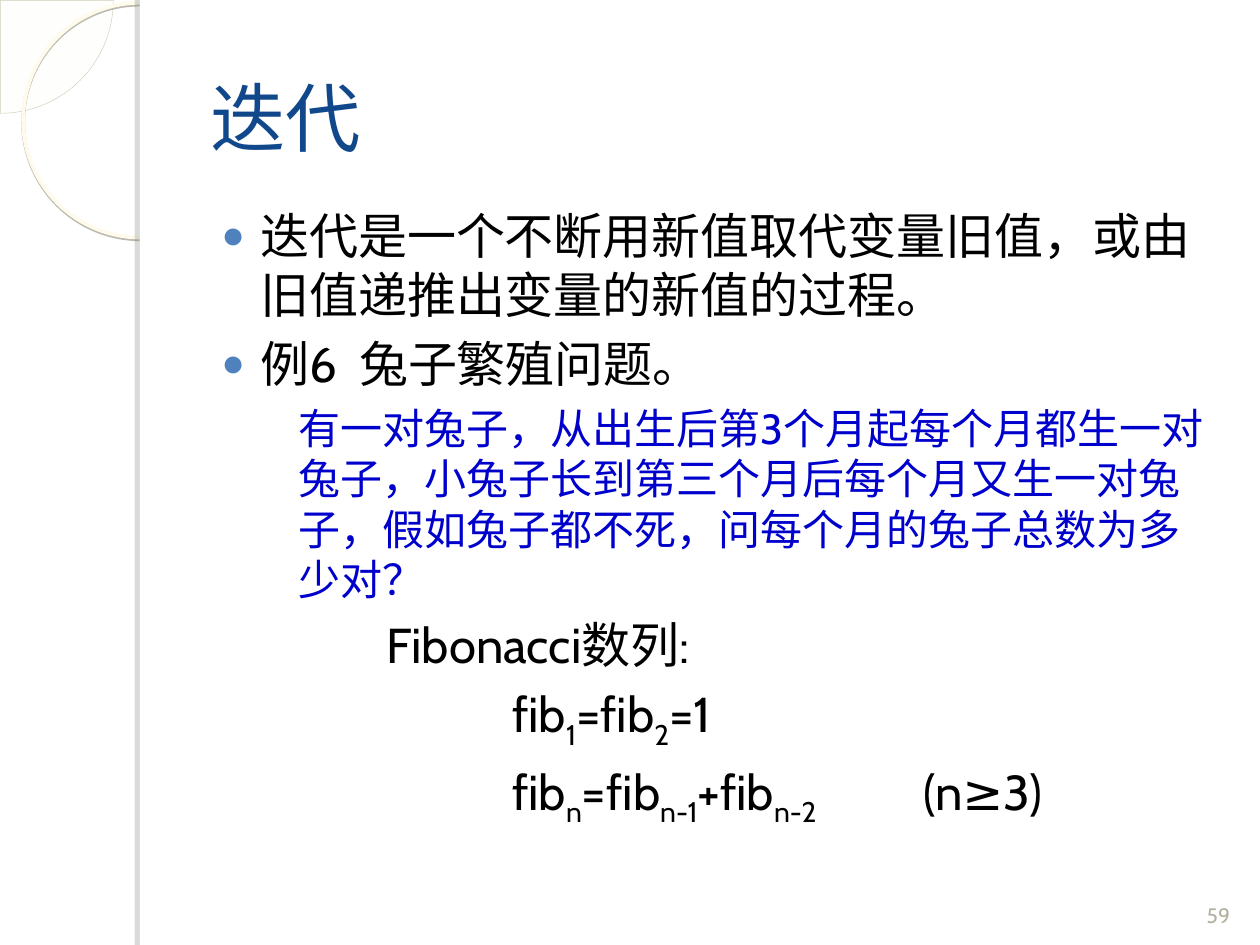
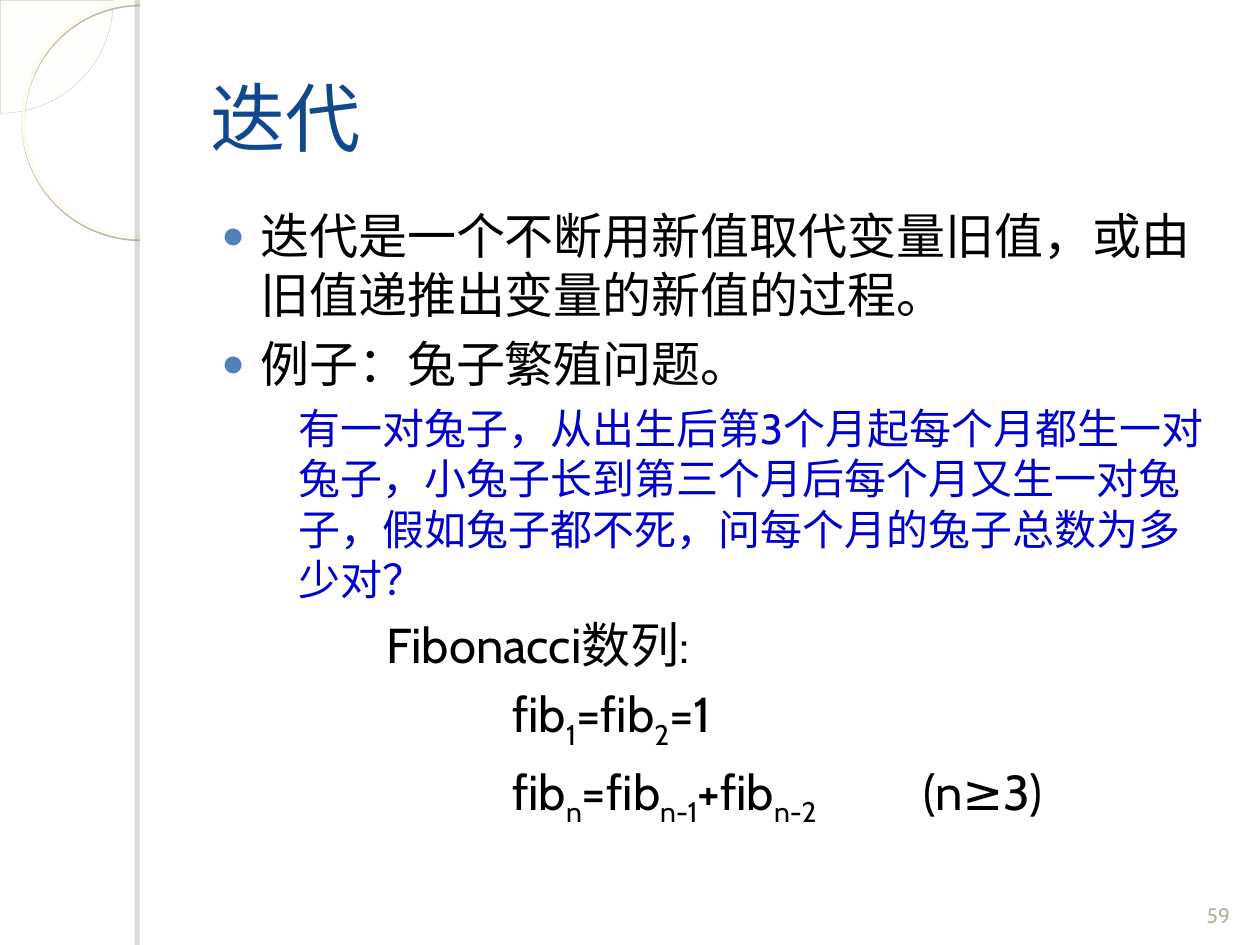
Before and after one commit to fanju1984/introduction-to-programming, a slide deck: slide 59 of introduction-to-programming/slides/2017/04-Control-Statement-2.ppt. Drawn at 1260x945 pixels with LibreOffice and Linux fonts; fonts in the diff are those of the drawing; background and template pictures are left out. Boxes give left, top, right and bottom in pixels: in the first picture for what was removed or moved away, otherwise in the second. Text is boxed around its words. In the diff, an @@ line names an element or a change of style, - is before the commit and + after.

```diff
--- a/introduction-to-programming/slides/2017/04-Control-Statement-2.ppt
+++ b/introduction-to-programming/slides/2017/04-Control-Statement-2.ppt
@@ text at (260,340,749,386): text changed @@
-● 例6 兔子繁殖问题。
+● 例子：兔子繁殖问题。
```
Also in this commit, not shown: 2 other slides changed, 1 slide added, 1 slide removed.
